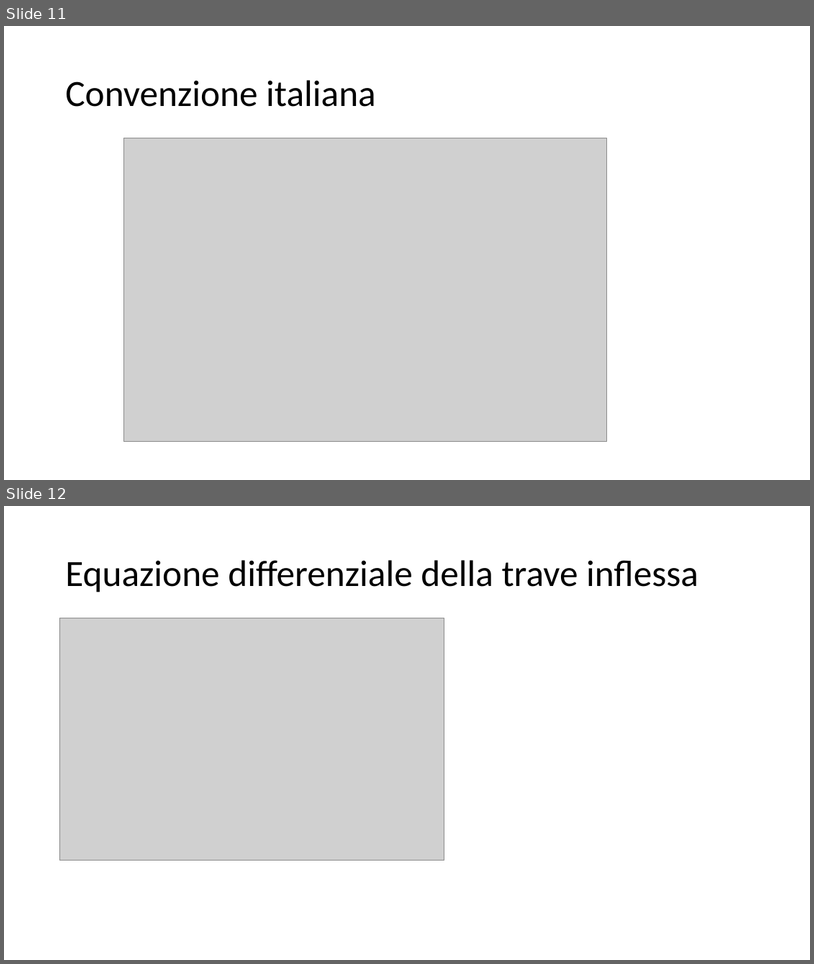
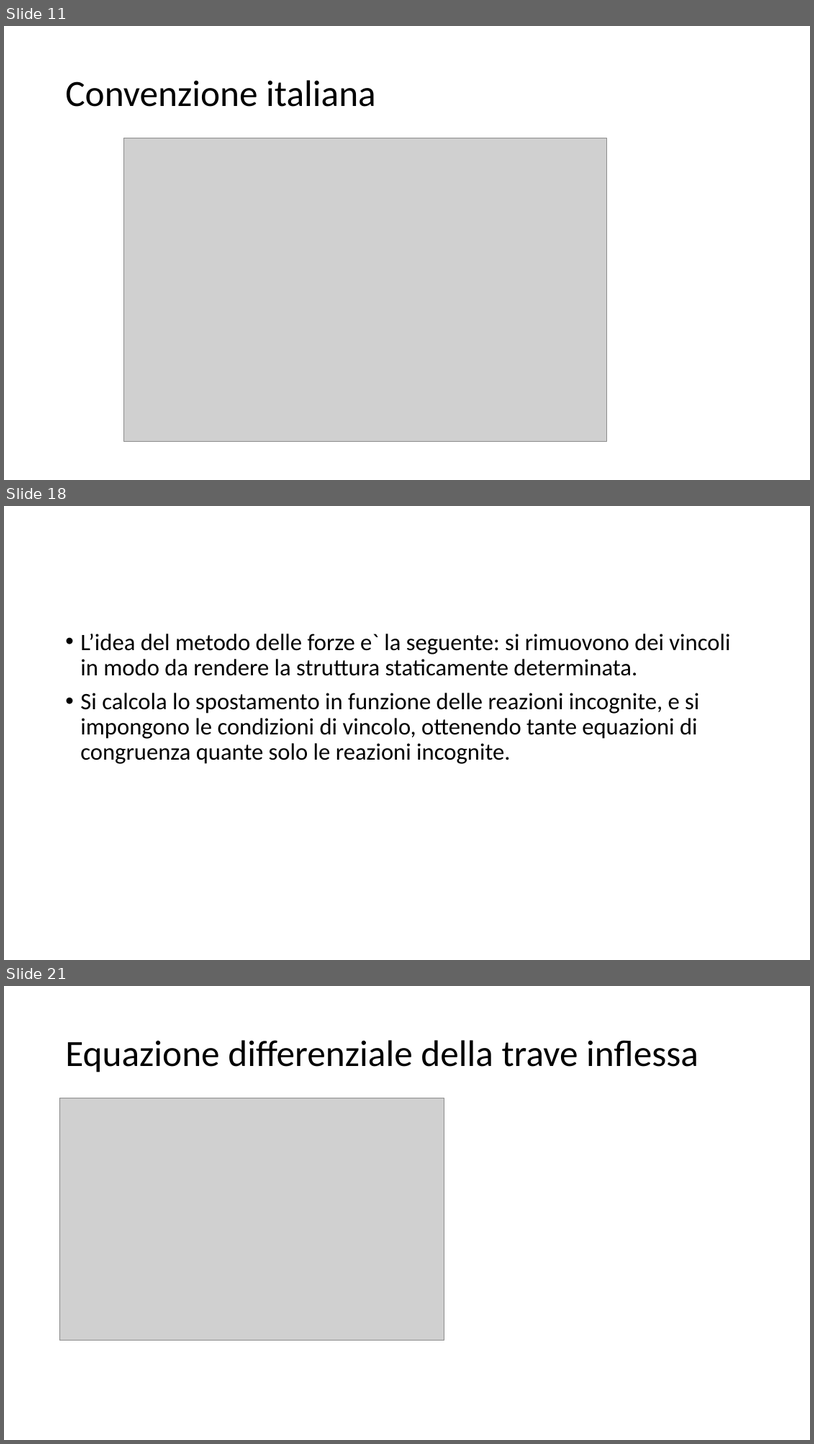
Before and after one commit to giuseppetomassetti/SdC, a slide deck: lezioni/H 10-13 deformazione nelle travi inflesse.pptx. Shown one above the other, each under a label of ours: slides 11 and 12 before the commit, slides 11, 18 and 21 after it; the slides between them are not shown. The pictures are 814x964 and 814x1444 pixels, drawn with LibreOffice and Linux fonts; fonts in the diff are those of the drawing; grey boxes stand for pictures. Boxes give left, top, right and bottom in pixels: in the first picture for what was removed or moved away, otherwise in the second. Text is boxed around its words. In the diff, an @@ line names an element or a change of style, - is before the commit and + after.

```diff
--- a/lezioni/H 10-13 deformazione nelle travi inflesse.pptx
+++ b/lezioni/H 10-13 deformazione nelle travi inflesse.pptx
@@ slide 18 added at (x1=4, y1=506, x2=810, y2=960), background #FFFFFF @@
@@ text added at (x1=80, y1=633, x2=730, y2=764), 28 pt, text #000000 @@
+• L’idea del metodo delle forze e` la seguente: si rimuovono dei vincoli in modo da rendere la struttura staticamente determinata.
+• Si calcola lo spostamento in funzione delle reazioni incognite, e si impongono le condizioni di vincolo, ottenendo tante equazioni di congruenza quante solo le reazioni incognite.
@@ what was slide 12 is now slide 21 @@
```
Also in this commit, not shown: 2 slides changed, 12 other slides added, 3 other files.
